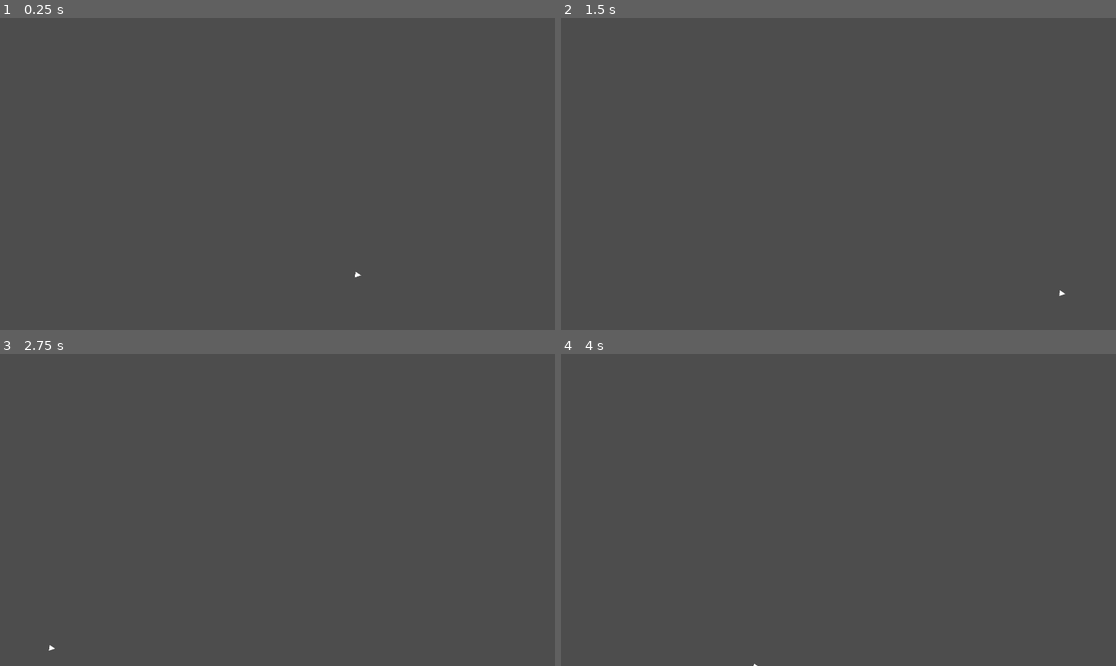
Above: before the commit, frames 1-4 (two rows, left to right).
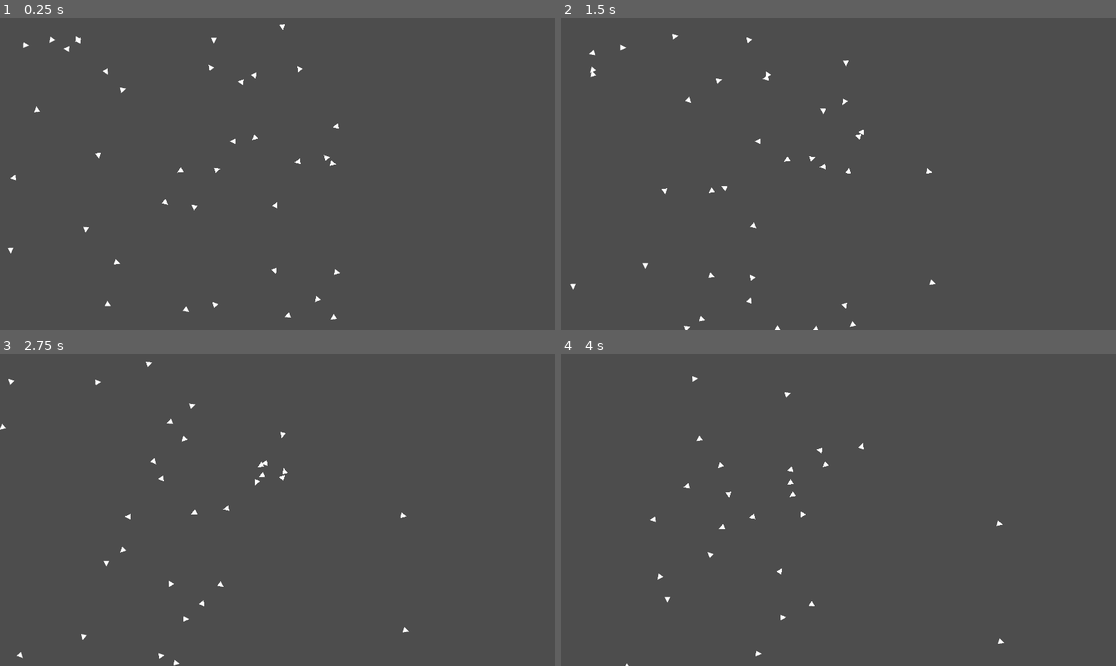
Above: after the commit, the same moments.

Repository: Sub1111/boids
Game: Godot game, scene res://2d/main_2d.tscn
The game is run twice, just before and just after one commit, with the same random seed, the same clock (stepped at 60 frames per second) and the same inputs.
Inputs:
- Up to frame 1 (0.25 s): no input
- Up to frame 2 (1.5 s): no input
- Up to frame 3 (2.75 s): no input
- Up to frame 4 (4 s): no input

The runs differ from the first frame. In frame 1, 0.4% of the frame differs, in the area x 1-66%, y 2-97%; in frame 2, 0.4%; in frame 3, 0.3%; in frame 4, 0.3%.

Commit message:
Not working colision avoidance 2

Diff:
--- a/2d/borders.gd
+++ b/2d/borders.gd
@@ -10,20 +10,24 @@
 
 
 func _on_top_area_entered(area: Area2D) -> void:
+	return
 	var fish: Node2D = area.get_parent()
 	fish.position.y += 1250
 
 
 func _on_bottom_area_entered(area: Area2D) -> void:
+	return
 	var fish: Node2D = area.get_parent()
 	fish.position.y -= 1250
 
 
 func _on_left_area_entered(area: Area2D) -> void:
+	return
 	var fish: Node2D = area.get_parent()
 	fish.position.x += 2050
 
 
 func _on_right_area_entered(area: Area2D) -> void:
+	return
 	var fish: Node2D = area.get_parent()
 	fish.position.x -= 2050
--- a/2d/fish_2d.gd
+++ b/2d/fish_2d.gd
@@ -7,7 +7,7 @@
 var alignment_strength = 1.0
 var cohesion_strength = 1.0
 
-const max_speed := 20.0
+const max_speed := 5.0
 const min_speed := 3.0
 const max_steer_force := max_speed / 3.
 const forward_acceleration: float = max_speed / 2.
@@ -16,7 +16,7 @@
 const vision_cone_threshhold := -0.7
 const vision_distance = 10.
 
-const ray_direction_amount = 50
+const ray_direction_amount = 300
 var ray_directions: Array[Vector2]
 var ray: RayCast2D
 var colision_avoid_strength = 10.
@@ -30,6 +30,7 @@
 	velocity = (max_speed + min_speed) / 2. * Vector2(cos(rotation), sin(rotation))
 
 	ray = get_child(3)
+	ray.add_exception(get_child(0))
 	ray_directions.resize(ray_direction_amount)
 	calculate_ray_directions()
 
@@ -49,6 +50,7 @@
 		acceleration += calculate_cohesion_force()
 
 	if is_heading_for_colision():
+		acceleration = Vector2.ZERO
 		acceleration += calculate_colision_avoid_force()
 
 	velocity += acceleration
@@ -95,17 +97,22 @@
 
 func get_colision_avoid_dir() -> Vector2:
 	var fish_direction = velocity.normalized()
+	var colider: Area2D
 	for dir in ray_directions:
-		print(dir * vision_distance)
 		ray.target_position = dir * vision_distance
-		if !ray.collide_with_areas:
+		ray.force_raycast_update()
+		colider = ray.get_collider()
+		if colider == null:
 			ray.target_position = Vector2(1 * vision_distance, 0)
+			ray.force_raycast_update()
 			# Converting local directon to global direction
 			return Vector2(dir.x * fish_direction.x - dir.y * fish_direction.y, dir.x * fish_direction.y + dir.y * fish_direction.x)
 	return fish_direction
 
 func calculate_colision_avoid_force() -> Vector2:
-	return get_colision_avoid_dir() * max_steer_force * colision_avoid_strength
+	var dist: float = (position - ray.get_collision_point()).length()
+	var dist_strength = 1 / (dist + 1)
+	return get_colision_avoid_dir() * max_steer_force * colision_avoid_strength * dist_strength
 
 #================================================================================
 # Flock forces
--- a/2d/main_2d.gd
+++ b/2d/main_2d.gd
@@ -1,6 +1,6 @@
 extends Node2D
 
-@export var fish_amount := 1
+@export var fish_amount := 40
 var fish_instance = preload("res://2d/fish_2d.tscn")
 var fish_main_node: Node2D
 
